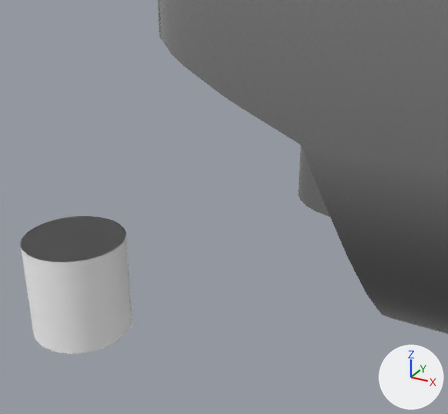
A saved change to the glTF model public/models/MONTANTI/YSI02436.glb.
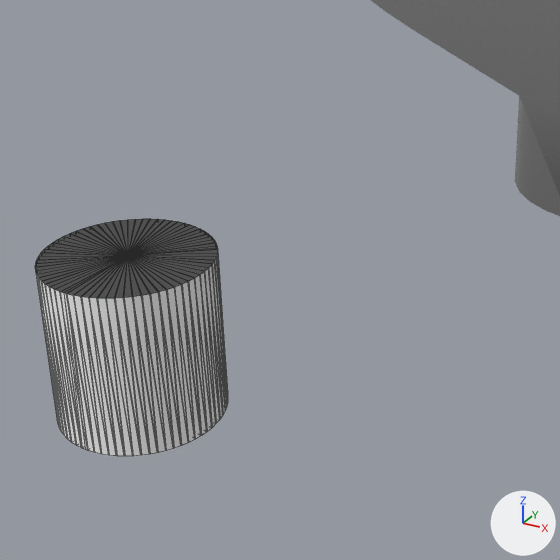
There are two pictures of each version: one from a 50 mm lens placed at (0.00389, -0.00405, 0.0037), pointed at (0.00104, 0.00113, 0.00111), one close up on the part from 0% to 72% of the width and 22% to 100% of the height. The axes (+X, +Y, +Z) are drawn at lower right. The lights are the same throughout. The first two pictures are the older version. The close-ups show mesh edges as thin lines. Where no turn or scale is listed for an object, it has been applied to the vertices.

In view in the first close-up: 'RULE_MIRRORPAIR_D254.507.761.1014.1268.1521-1', 'SNAP_TERRA-7', 'YSI02436-3'.
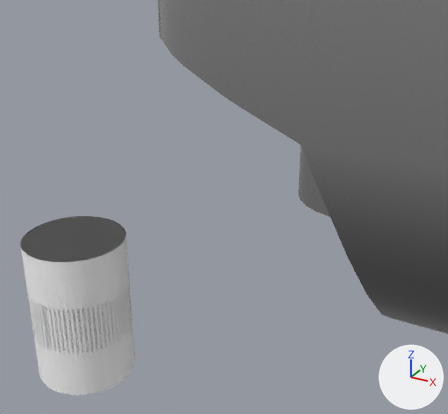
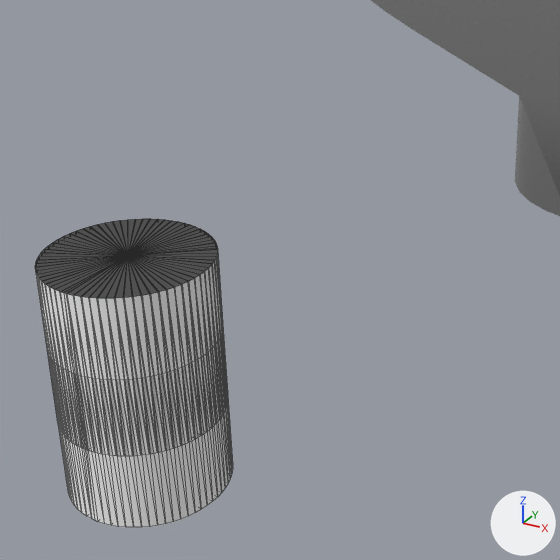
Boxes [x1, y1, x2, y2] around the edits, measured in the close-ups (560 x 560 px):
'SNAP_TERRA__BASE_RETRO', added
    after: [47, 337, 233, 527]

The change, as a diff of the scene's bpy script:
```diff
--- a/public/models/MONTANTI/YSI02436.glb.py
+++ b/public/models/MONTANTI/YSI02436.glb.py
@@ ob_snap_terra__base_retro @@
+ob_snap_terra__base_retro = bpy.data.objects.new('SNAP_TERRA__BASE_RETRO', me_mesh_3)
+ob_snap_terra__base_retro.parent = ob_glb_ysi02436
+ob_snap_terra__base_retro.location = (0.0, 0.0, -0.0005)
```
